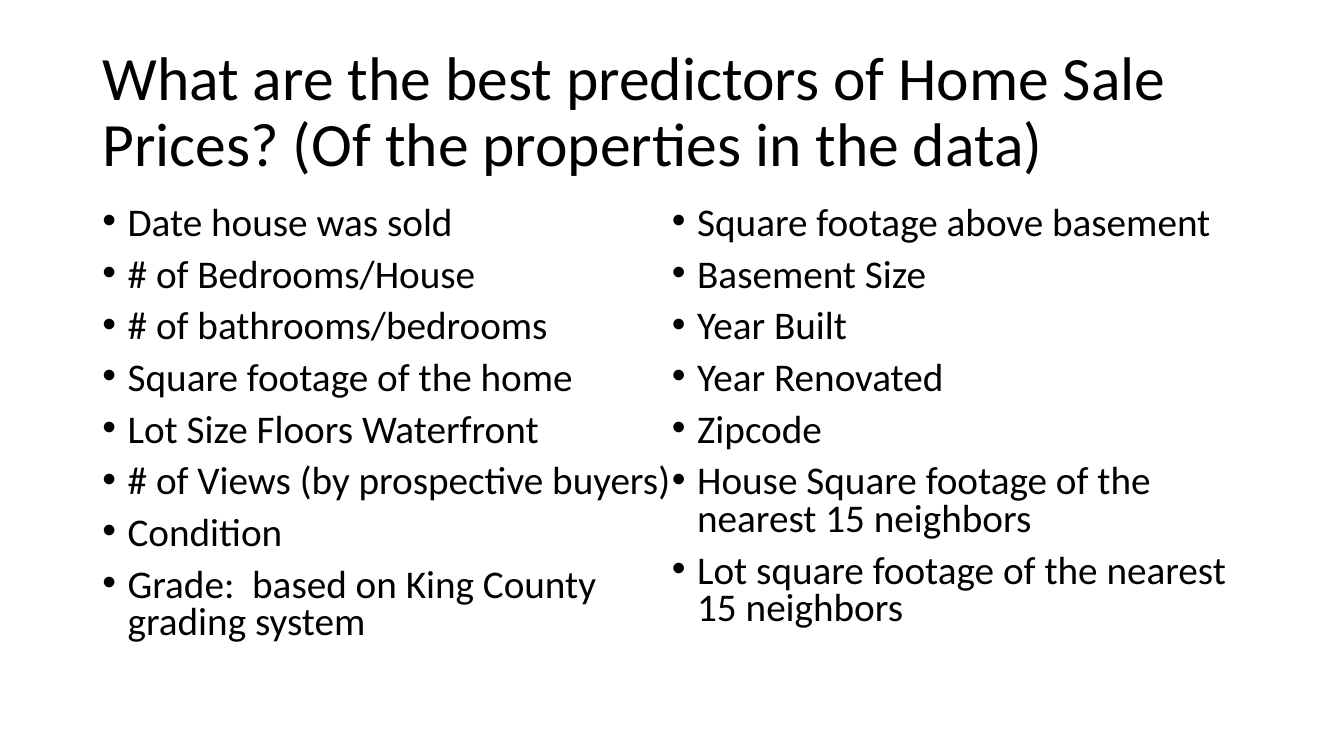
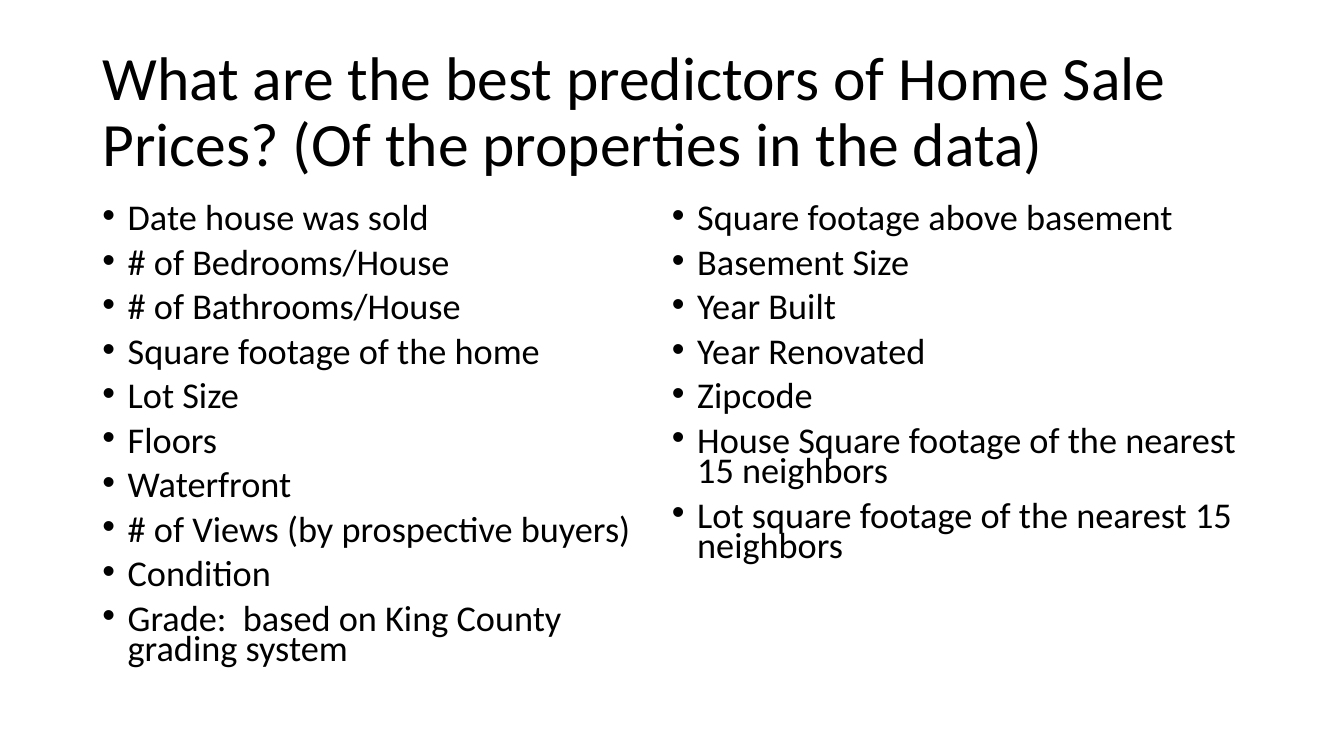
Before and after one commit to joewebb11/dsc-1-final-project-online-ds-pt-112618, a slide deck: slide 2 of Presentation.pptx. Drawn at 1344x756 pixels with LibreOffice and Linux fonts; fonts in the diff are those of the drawing. Boxes give left, top, right and bottom in pixels: in the first picture for what was removed or moved away, otherwise in the second. Text is boxed around its words. In the diff, an @@ line names an element or a change of style, - is before the commit and + after.

```diff
--- a/Presentation.pptx
+++ b/Presentation.pptx
@@ text at [128,204,1236,668]: size 28 to 25.9 pt in "Date house was sold", "# of Bedrooms/House", "Square footage of the home", "# of Views (by prospective buyers)" and 9 more places; line spacing 0.8 to 0.7 @@
@@ text at [154,293,460,321]: text changed; size 28 to 25.9 pt @@
-• # of bathrooms/bedrooms
+• # of Bathrooms/House
@@ text at [128,383,292,498]: text changed; size 28 to 25.9 pt @@
-• Lot Size Floors Waterfront
+• Lot Size
+• Floors
+• Waterfront
```
Also in this commit, not shown: 3 other slides changed, 2 other files.
